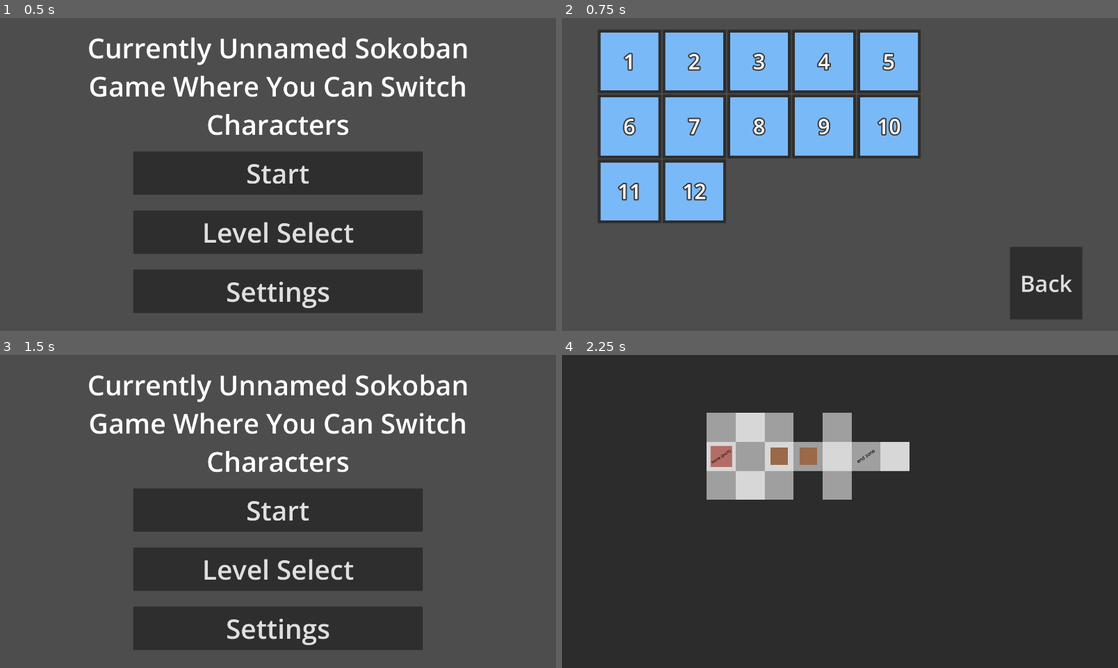
Above: before the commit, frames 1-4 (two rows, left to right).
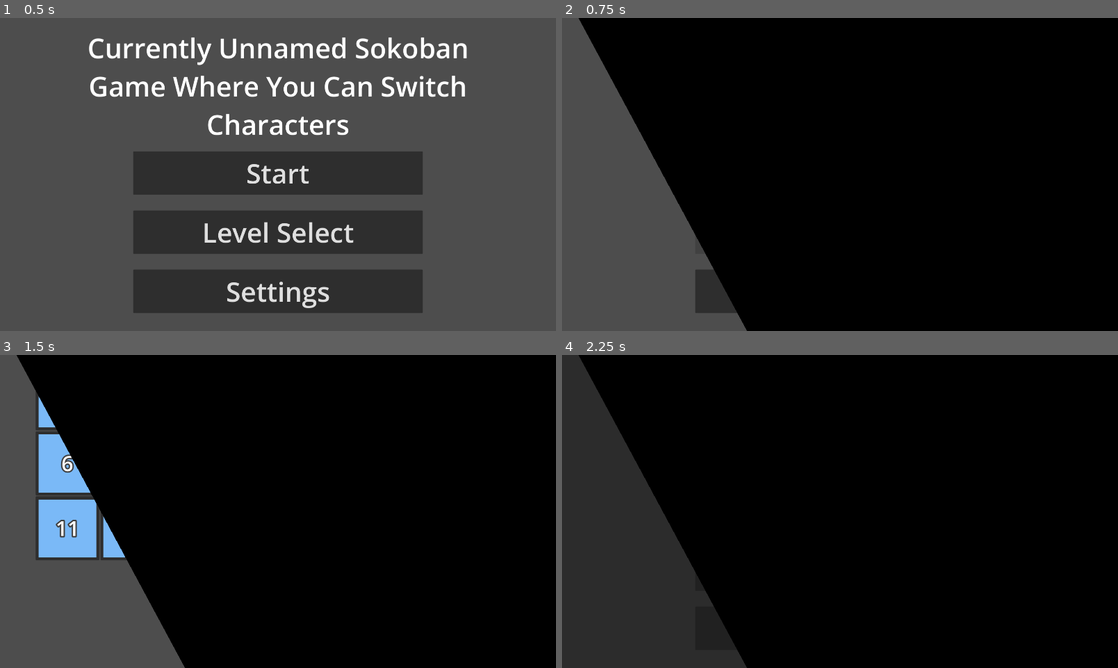
Above: after the commit, the same moments.

Repository: somestufz/GDS-Game-Jam-Repo
Game: Godot game, scene res://scenes/main/game.tscn
The game is run twice, just before and just after one commit, with the same random seed, the same clock (stepped at 60 frames per second) and the same inputs. Before the commit the project has no main scene; this scene is started directly in both runs.
Inputs:
- Up to frame 1 (0.5 s): no input
- Up to frame 2 (0.75 s): click "Level Select" at 0.5 s
- Up to frame 3 (1.5 s): click "Back" at 1.25 s
- Up to frame 4 (2.25 s): click "Start" at 2 s

Frame 1 is identical in both runs. In frame 2, 87% of the frame differs, in the area x 3-100%, y 0-100%; in frame 3, 87%; in frame 4, 82%.

Commit message:
Added a menu transition for switching menus
It is very temporary but easy to switch out with some other animation!

Diff:
--- a/Main/Sokoban/project.godot
+++ b/Main/Sokoban/project.godot
@@ -11,6 +11,7 @@
 [application]
 
 config/name="SokobanPrototype"
+run/main_scene="uid://cbbt2fxqvpp8c"
 config/features=PackedStringArray("4.7", "Forward Plus")
 config/icon="res://icon.svg"
 
--- a/Main/Sokoban/scenes/UI/level_select.gd
+++ b/Main/Sokoban/scenes/UI/level_select.gd
@@ -5,6 +5,6 @@
 
 func _on_back_pressed() -> void:
 	if level_manager.current_level_id == -1:
-		ui.set_current_menu("MainMenu")
+		ui.animate_to_menu("MainMenu")
 	else:
-		ui.set_current_menu("Pause")
+		ui.animate_to_menu("Pause")
--- a/Main/Sokoban/scenes/UI/main_menu.gd
+++ b/Main/Sokoban/scenes/UI/main_menu.gd
@@ -4,9 +4,9 @@
 @onready var level_manager: LevelManager = $"../../LevelManager"
 
 func _on_level_select_pressed() -> void:
-	ui.set_current_menu("LevelSelect")
+	ui.animate_to_menu("LevelSelect")
 
 
 func _on_start_select_pressed() -> void:
-	ui.set_current_menu("Game")
+	ui.animate_to_menu("Game")
 	level_manager.load_to_level(0)
--- a/Main/Sokoban/scenes/UI/pause.gd
+++ b/Main/Sokoban/scenes/UI/pause.gd
@@ -4,12 +4,12 @@
 @onready var level_manager: LevelManager = $"../../LevelManager"
 
 func _on_resume_pressed() -> void:
-	ui.set_current_menu("Game")
+	ui.animate_to_menu("Game")
 
 
 func _on_level_select_pressed() -> void:
-	ui.set_current_menu("LevelSelect")
+	ui.animate_to_menu("LevelSelect")
 
 func _on_main_menu_pressed() -> void:
-	ui.set_current_menu("MainMenu")
+	ui.animate_to_menu("MainMenu")
 	level_manager.deload()
--- a/Main/Sokoban/scenes/UI/ui.tscn
+++ b/Main/Sokoban/scenes/UI/ui.tscn
@@ -8,6 +8,60 @@
 [ext_resource type="Script" uid="uid://bidttpsii63gi" path="res://scenes/UI/pause.gd" id="6_cketn"]
 [ext_resource type="Script" uid="uid://bk56yovnatqx6" path="res://scenes/UI/win.gd" id="7_64obo"]
 
+[sub_resource type="Animation" id="Animation_35jxk"]
+length = 0.001
+tracks/0/type = "value"
+tracks/0/imported = false
+tracks/0/enabled = true
+tracks/0/path = NodePath("Transition/ColorRect:position")
+tracks/0/interp = 1
+tracks/0/loop_wrap = true
+tracks/0/keys = {
+"times": PackedFloat32Array(0),
+"transitions": PackedFloat32Array(1),
+"update": 0,
+"values": [Vector2(1951.0004, -13)]
+}
+
+[sub_resource type="Animation" id="Animation_tpnoy"]
+resource_name = "in"
+length = 0.3
+tracks/0/type = "value"
+tracks/0/imported = false
+tracks/0/enabled = true
+tracks/0/path = NodePath("Transition/ColorRect:position")
+tracks/0/interp = 1
+tracks/0/loop_wrap = true
+tracks/0/keys = {
+"times": PackedFloat32Array(0, 0.3),
+"transitions": PackedFloat32Array(1, 1),
+"update": 0,
+"values": [Vector2(31, -553), Vector2(-1663, -553)]
+}
+
+[sub_resource type="Animation" id="Animation_vb61p"]
+resource_name = "out"
+length = 0.3
+tracks/0/type = "value"
+tracks/0/imported = false
+tracks/0/enabled = true
+tracks/0/path = NodePath("Transition/ColorRect:position")
+tracks/0/interp = 1
+tracks/0/loop_wrap = true
+tracks/0/keys = {
+"times": PackedFloat32Array(0, 0.3),
+"transitions": PackedFloat32Array(1, 1),
+"update": 0,
+"values": [Vector2(-1663, -553), Vector2(-4287, -553)]
+}
+
+[sub_resource type="AnimationLibrary" id="AnimationLibrary_owlbh"]
+_data = {
+&"RESET": SubResource("Animation_35jxk"),
+&"in": SubResource("Animation_tpnoy"),
+&"out": SubResource("Animation_vb61p")
+}
+
 [node name="UI" type="Control" unique_id=1903237463]
 layout_mode = 3
 anchors_preset = 8
@@ -263,6 +317,24 @@
 anchors_preset = 0
 offset_right = 40.0
 offset_bottom = 40.0
+
+[node name="Transition" type="AnimationPlayer" parent="." unique_id=2044096890]
+libraries/ = SubResource("AnimationLibrary_owlbh")
+
+[node name="ColorRect" type="ColorRect" parent="Transition" unique_id=691534597]
+anchors_preset = 8
+anchor_left = 0.5
+anchor_top = 0.5
+anchor_right = 0.5
+anchor_bottom = 0.5
+offset_left = 991.00037
+offset_top = -553.0
+offset_right = 3381.253
+offset_bottom = 1991.8188
+grow_horizontal = 2
+grow_vertical = 2
+rotation = -0.49429923
+color = Color(0, 0, 0, 1)
 
 [connection signal="pressed" from="LevelSelect/MarginContainer/Back" to="LevelSelect" method="_on_back_pressed"]
 [connection signal="pressed" from="MainMenu/StartContainer/StartSelect" to="MainMenu" method="_on_start_select_pressed"]
--- a/Main/Sokoban/scenes/UI/ui_controller.gd
+++ b/Main/Sokoban/scenes/UI/ui_controller.gd
@@ -3,6 +3,7 @@
 var current_menu := "MainMenu"
 
 @onready var level_manager: LevelManager = $"../LevelManager"
+@onready var transition: AnimationPlayer = $Transition
 
 func _ready() -> void:
 	set_current_menu("MainMenu")
@@ -13,7 +14,16 @@
 		if child.name == current_menu:
 			child.show()
 		else:
-			child.hide()
+			if child is Control:
+				child.hide()
+
+func animate_to_menu(menu : String):
+	transition.play("in")
+	await transition.animation_finished
+	set_current_menu(menu)
+	transition.play("out")
+	await transition.animation_finished
+	transition.play("RESET")
 
 func _process(delta: float) -> void:
 	if Input.is_action_just_pressed("pause"):
--- a/Main/Sokoban/scenes/UI/win.gd
+++ b/Main/Sokoban/scenes/UI/win.gd
@@ -6,12 +6,12 @@
 
 func _on_next_pressed() -> void:
 	level_manager.load_next_level()
-	ui.set_current_menu("Game")
+	ui.animate_to_menu("Game")
 
 func _on_restart_pressed() -> void:
 	level_manager.reload_level()
-	ui.set_current_menu("Game")
+	ui.animate_to_menu("Game")
 
 func _on_main_menu_pressed() -> void:
-	ui.set_current_menu("MainMenu")
+	ui.animate_to_menu("MainMenu")
 	level_manager.deload()
